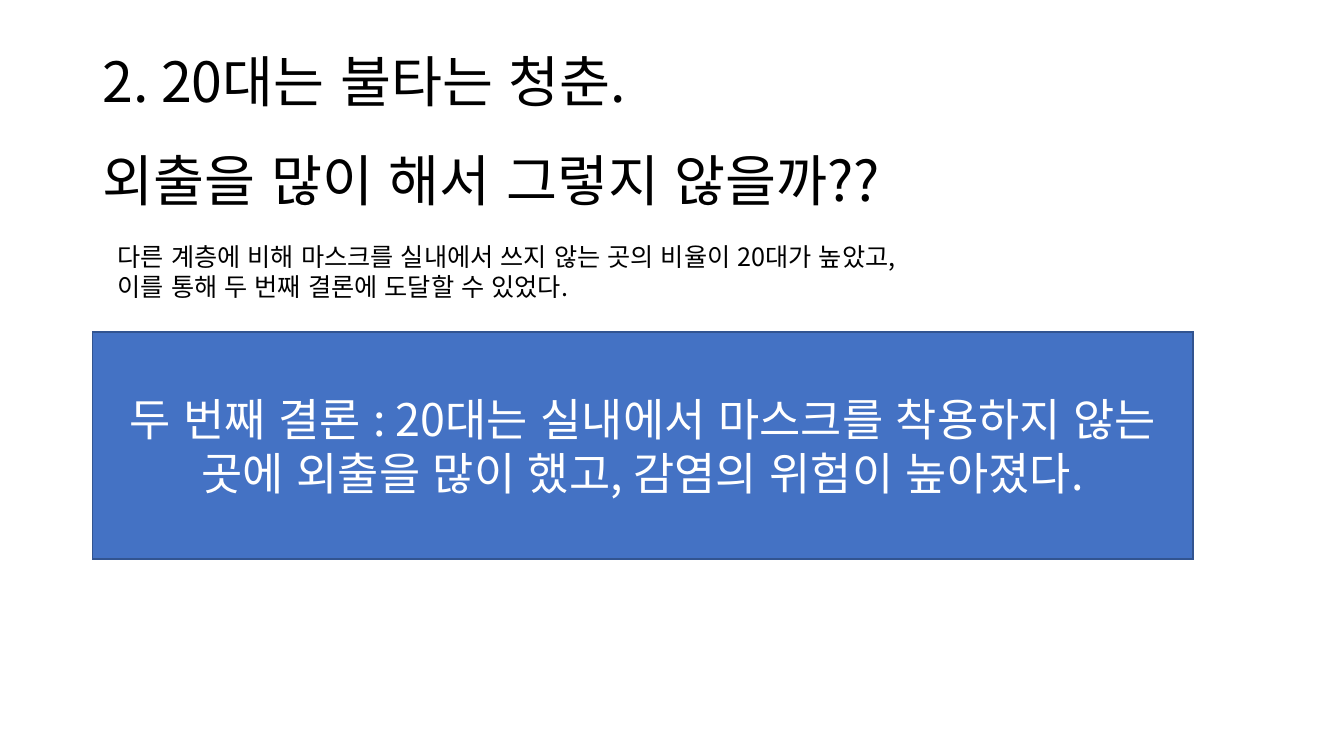
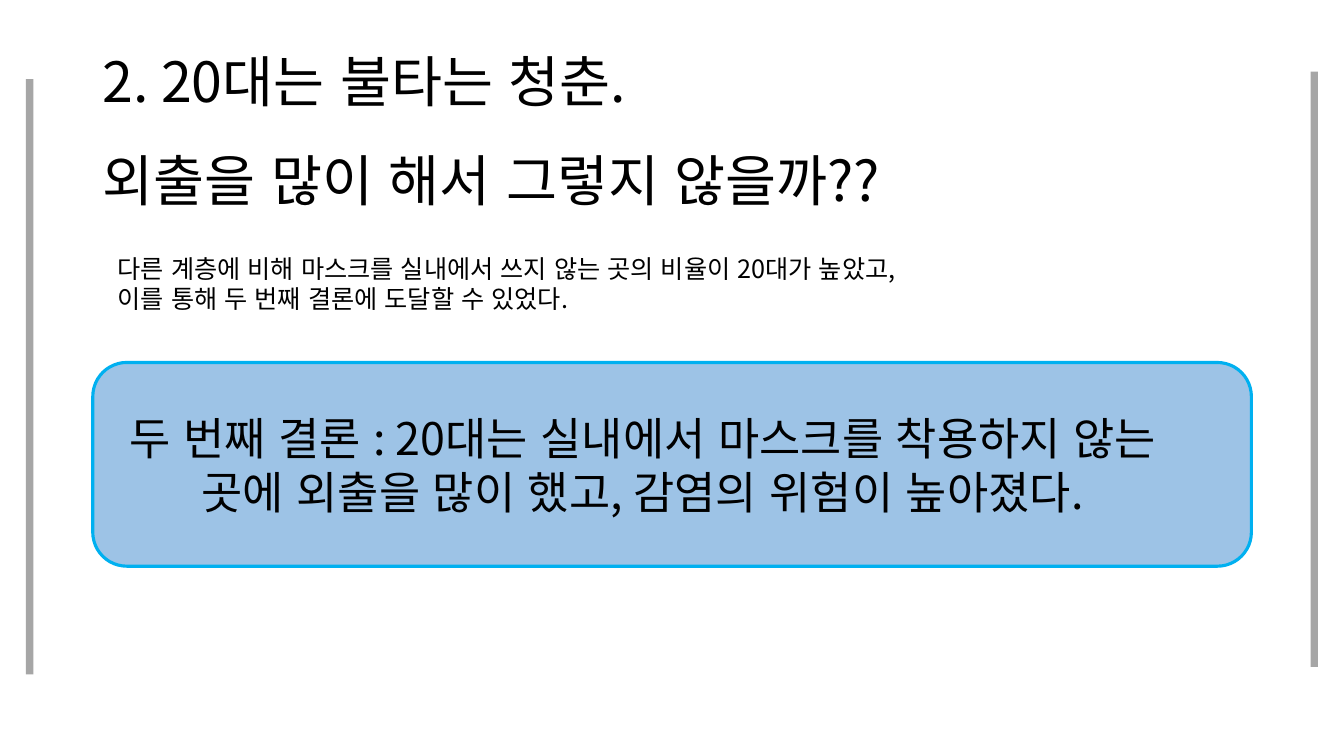
Before and after one commit to JooEHyeon/CORONA19_data_analysis, a slide deck: slide 19 of 최종합본.pptx (slide 20 before the commit). Drawn at 1344x756 pixels with LibreOffice and Linux fonts; fonts in the diff are those of the drawing. Boxes give left, top, right and bottom in pixels: in the first picture for what was removed or moved away, otherwise in the second. Text is boxed around its words. In the diff, an @@ line names an element or a change of style, - is before the commit and + after.

```diff
--- a/최종합본.pptx
+++ b/최종합본.pptx
@@ rectangle added at box(26, 79, 33, 675), fill #A6A6A6 @@
@@ rectangle added at box(1311, 72, 1318, 667), fill #A6A6A6 @@
@@ text "다른 계층에 비해 마스크를 실내에서 ...": place and size @@
-text "다른 계층에 비해 마스크를 실내에서 ..." at box(118, 245, 896, 298)
+text "다른 계층에 비해 마스크를 실내에서 ..." at box(118, 257, 896, 310)
@@ text "두 번째 결론 : 20대는 ...": place and size @@
-text "두 번째 결론 : 20대는 ..." at box(93, 332, 1194, 559)
+text "두 번째 결론 : 20대는 ..." at box(129, 417, 1155, 518)
@@ text "두 번째 결론 : 20대는 ..." at box(129, 417, 1155, 518): text colour #FFFFFF to #000000; fill #4472C4 to none; outline #325491 1 pt to none @@
@@ rounded rectangle added at box(93, 363, 1251, 567), fill #9DC3E6, outline #00B0F0 2.25 pt @@
```
Also in this commit, not shown: 24 other slides changed, 1 slide added, 2 slides removed.
